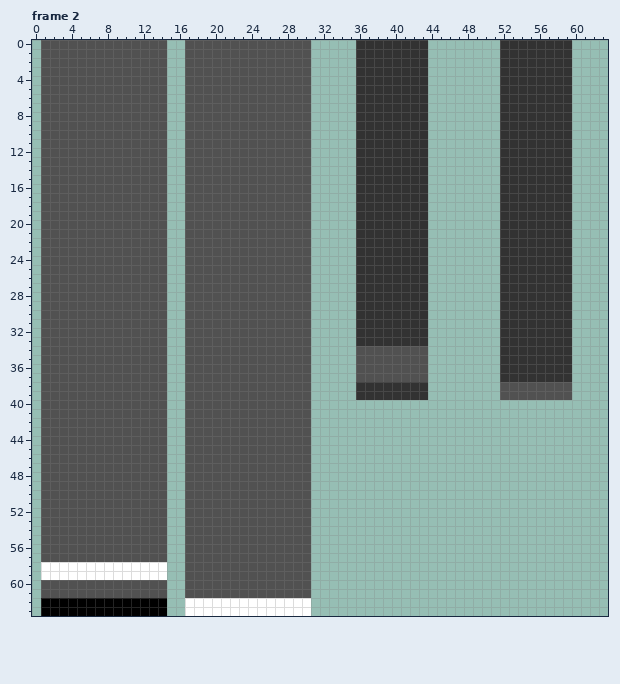
A pixel-art file gets an edit: data/piano64.aseprite. Above: the version before the commit.
64x64 pixels, 6 frames. Shown: frame 2. The commit also changed other frames, which this record leaves out.
And afterwards:
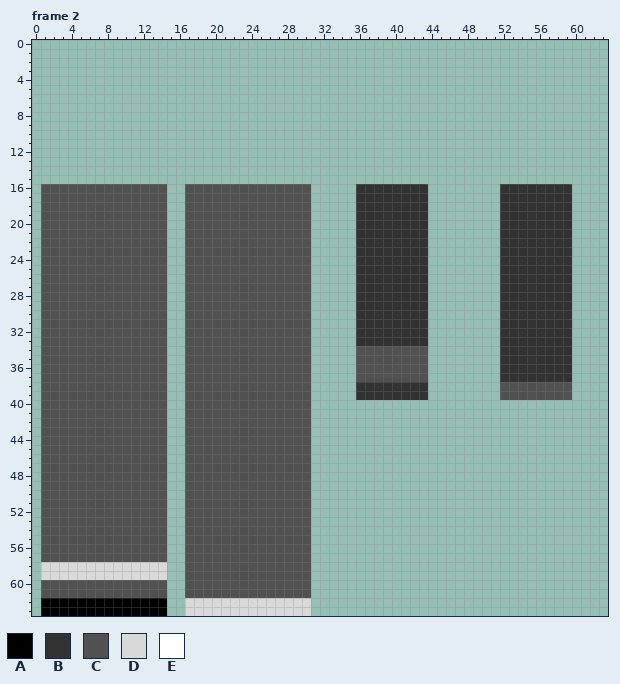
Palette (. is transparent): A #000000  B #323232  C #515151  D #d9d9d9  E #ffffff
What changed:
Frame 2:
Colour E becomes colour D in rows 58 to 59 at x 1 to 14; in rows 62 to 63 at x 17 to 30.
The edit erases colour B in rows 0 to 15 at x 36 to 43 and 52 to 59.
The edit erases colour C in rows 0 to 15 at x 1 to 14 and 17 to 30.
Boxes around the changes in both pictures, in picture pixels (x1, y1, x2, y2):
erased: (41, 40, 311, 184)
erased: (356, 40, 428, 184)
erased: (500, 40, 572, 184)
changed: (41, 562, 311, 616)
